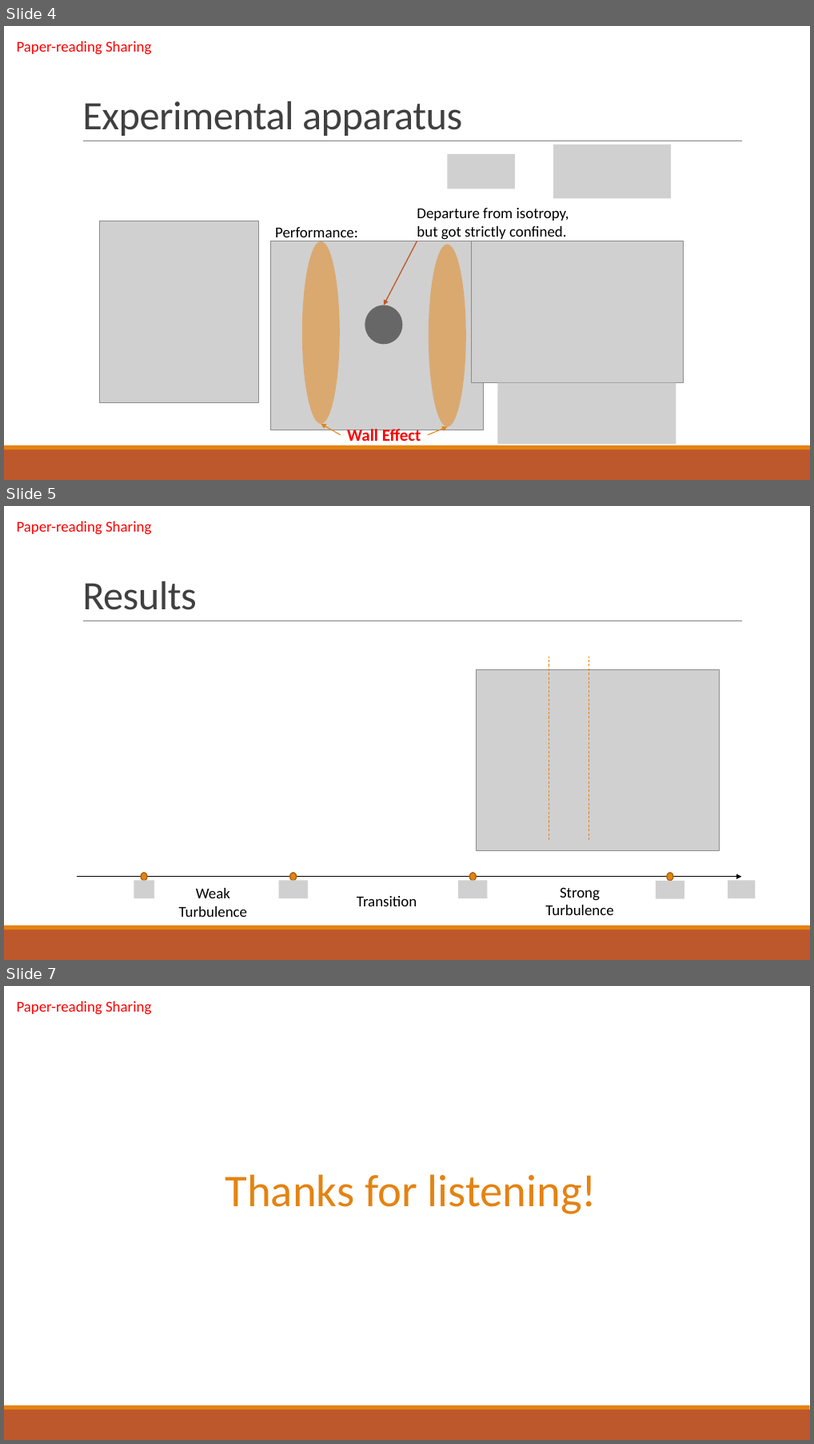
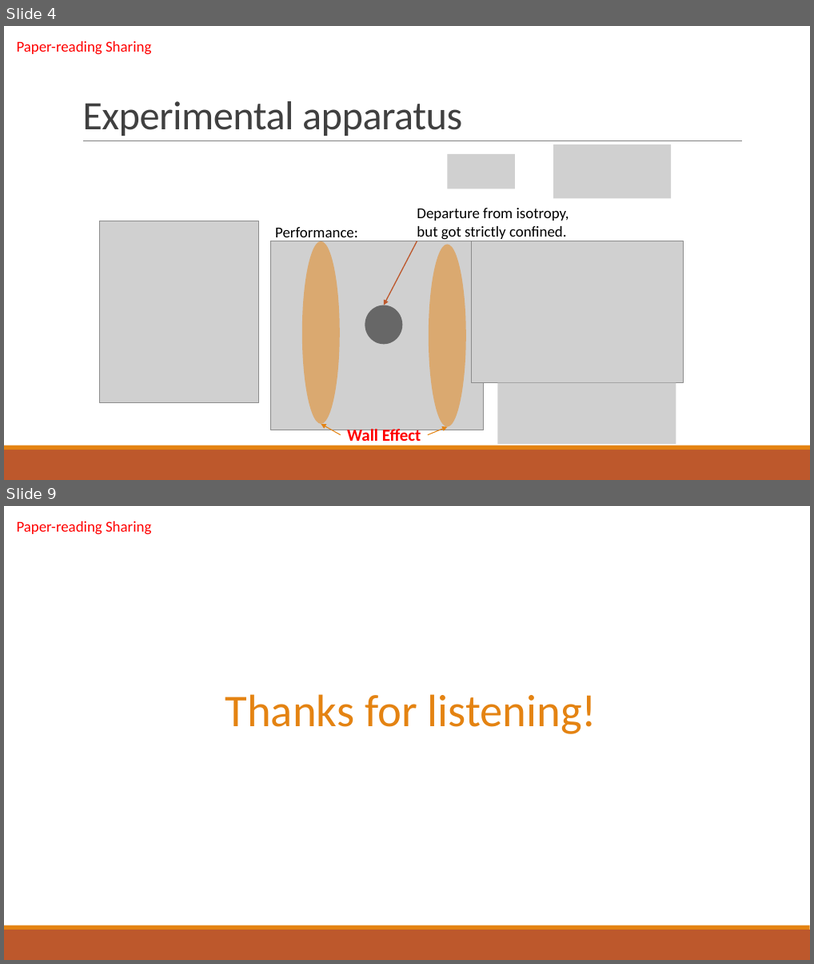
Before and after one commit to cangyu/LambdaFlow, a slide deck: VM524/PROJ/report.pptx. Shown one above the other, each under a label of ours: slides 4, 5 and 7 before the commit, slides 4 and 9 after it; the slides between them are not shown. The pictures are 814x1444 and 814x964 pixels, drawn with LibreOffice and Linux fonts; fonts in the diff are those of the drawing; grey boxes stand for pictures. Boxes give left, top, right and bottom in pixels: in the first picture for what was removed or moved away, otherwise in the second. Text is boxed around its words. In the diff, an @@ line names an element or a change of style, - is before the commit and + after.

Commit message:
add spectra result

```diff
--- a/VM524/PROJ/report.pptx
+++ b/VM524/PROJ/report.pptx
@@ slide 5 removed at box(4, 506, 810, 960), background #FFFFFF; not listed: 3 template elements that a slide beside it also shows @@
@@ text removed at box(17, 521, 151, 535) @@
-Paper-reading Sharing
@@ title removed at box(82, 581, 197, 610) @@
-Results
@@ picture removed at box(477, 670, 720, 850) @@
@@ line removed from (550, 840) to (550, 656) @@
@@ line removed from (590, 840) to (590, 656) @@
@@ arrow removed from (77, 876) to (742, 876) @@
@@ picture removed at box(134, 880, 154, 898) @@
@@ ellipse removed at box(141, 872, 147, 880) @@
@@ text removed at box(179, 888, 247, 916) @@
-Weak Turbulence
@@ picture removed at box(279, 880, 308, 898) @@
@@ ellipse removed at box(290, 872, 297, 880) @@
@@ picture removed at box(459, 880, 488, 898) @@
@@ ellipse removed at box(470, 872, 477, 880) @@
@@ text removed at box(546, 887, 614, 915) @@
-Strong Turbulence
@@ picture removed at box(656, 880, 685, 899) @@
@@ ellipse removed at box(667, 872, 674, 880) @@
@@ picture removed at box(728, 880, 755, 898) @@
@@ text removed at box(357, 896, 417, 906) @@
-Transition
@@ what was slide 7 is now slide 9 @@
```
Also in this commit, not shown: 2 slides changed, 3 slides added, 5 other files.
